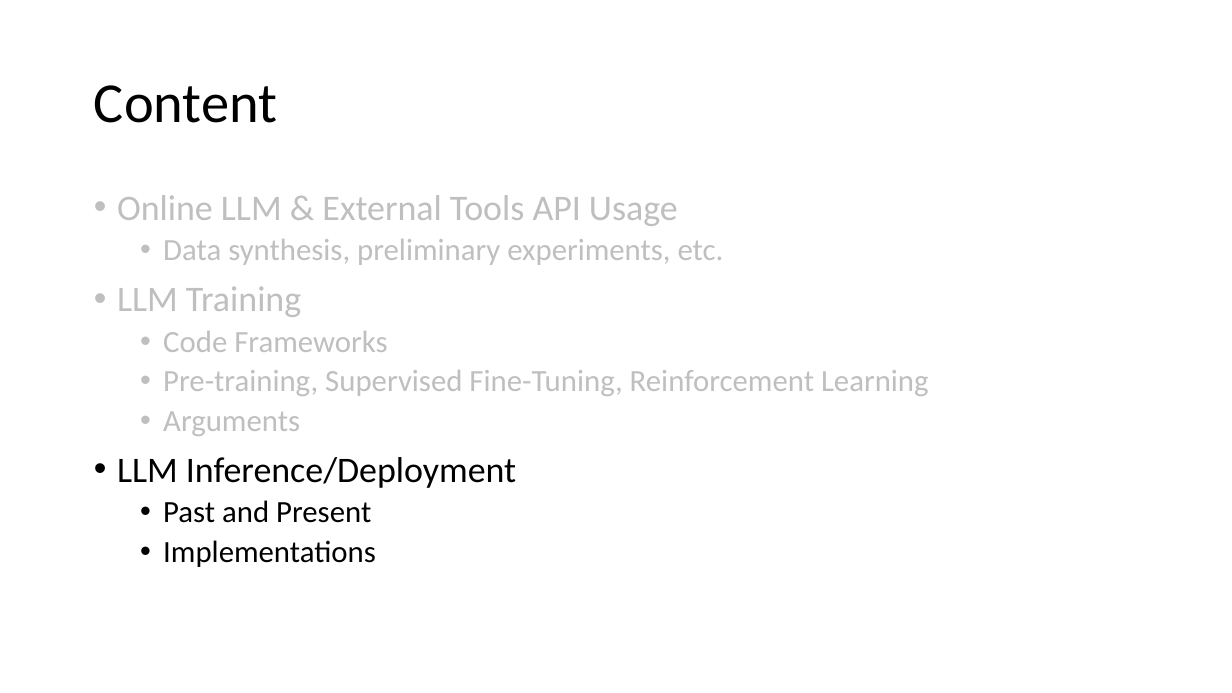
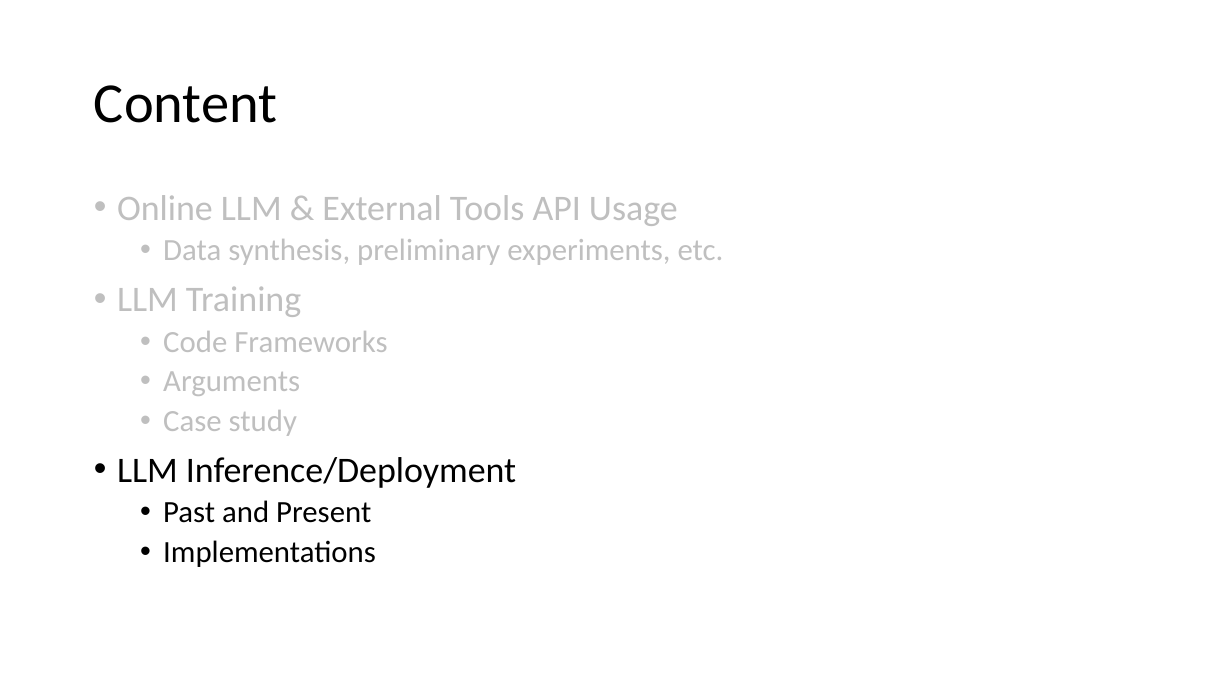
Before and after one commit to Chord-Chen-30/ShanghaiTech-NLP-Lecture-S26, a slide deck: slide 24 of llm_engineering.pptx (slide 23 before the commit). Drawn at 1232x693 pixels with LibreOffice and Linux fonts; fonts in the diff are those of the drawing. Boxes give left, top, right and bottom in pixels: in the first picture for what was removed or moved away, otherwise in the second. Text is boxed around its words. In the diff, an @@ line names an element or a change of style, - is before the commit and + after.

```diff
--- a/llm_engineering.pptx
+++ b/llm_engineering.pptx
@@ text at <box>163,370,929,396</box>: paragraph removed @@
-  • Pre-training, Supervised Fine-Tuning, Reinforcement Learning
@@ text at <box>163,410,297,436</box>: paragraph added @@
+  • Case study
```
Also in this commit, not shown: 17 other slides changed, 1 slide added.
